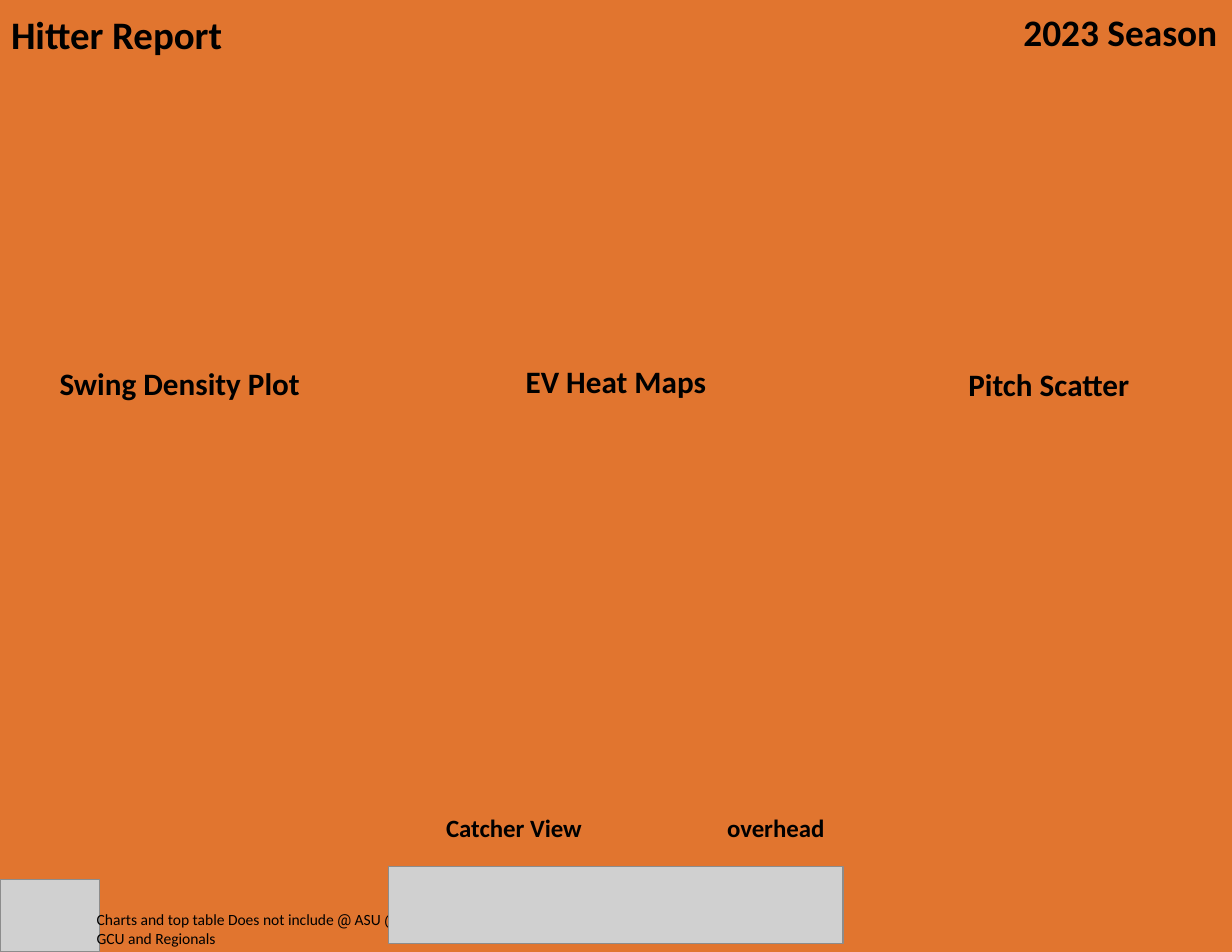
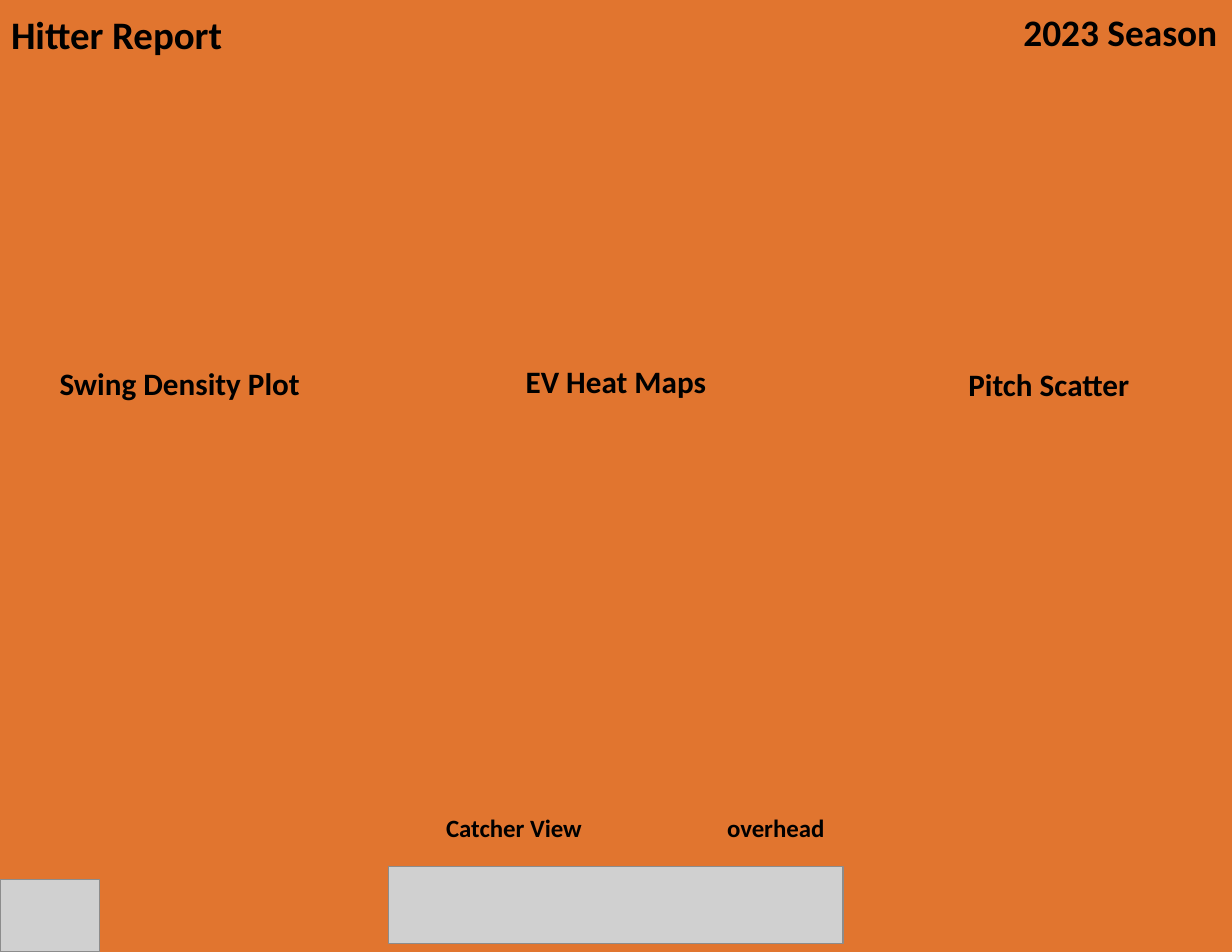
Before and after one commit to cheath5155/HittersReport, a slide deck: slide 1 of Template.pptx. Drawn at 1232x952 pixels with LibreOffice and Linux fonts; fonts in the diff are those of the drawing; grey boxes stand for pictures. Boxes give left, top, right and bottom in pixels: in the first picture for what was removed or moved away, otherwise in the second. Text is boxed around its words. In the diff, an @@ line names an element or a change of style, - is before the commit and + after.

```diff
--- a/Template.pptx
+++ b/Template.pptx
@@ text removed at (x1=97, y1=912, x2=381, y2=949) @@
-Charts and top table Does not include @ ASU @ GCU and Regionals
```
Also in this commit, not shown: 7 other files.
